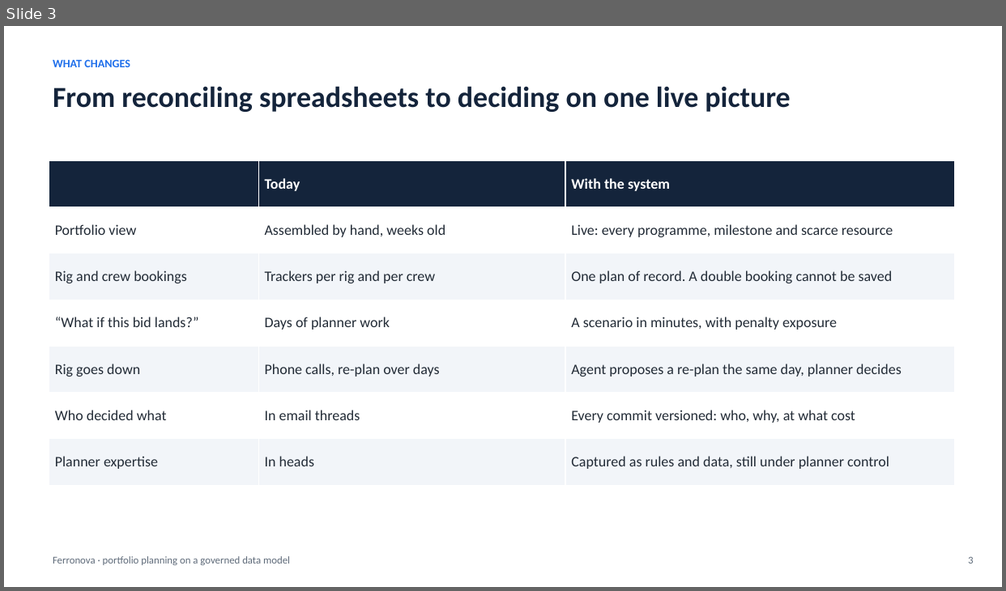
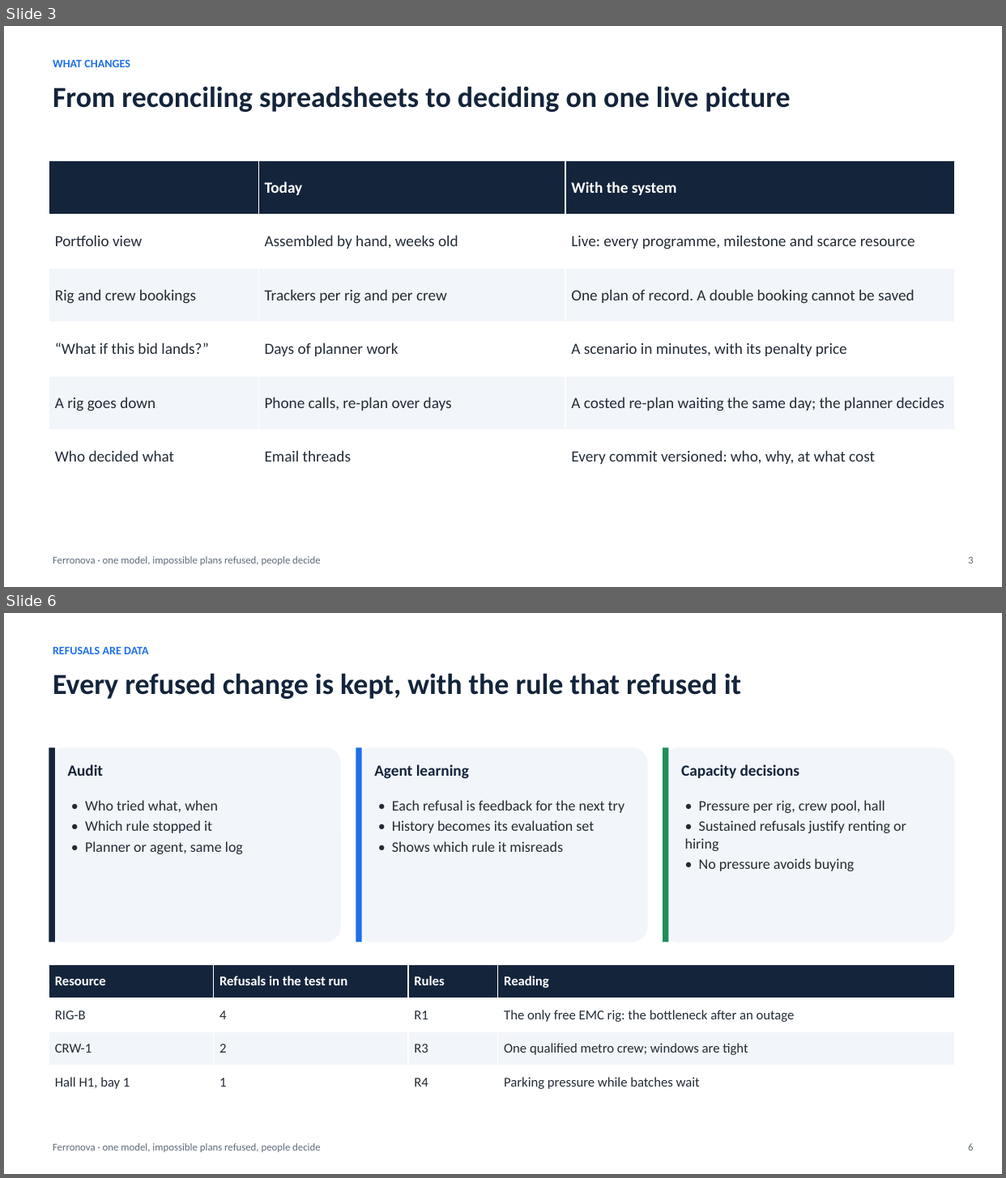
Before and after one commit to rpad300/ULTRA_IA_ASSISTANT, a slide deck: docs/ferronova-takehome/ferronova-pitch.pptx. Shown one above the other, each under a label of ours: slide 3 before the commit, slides 3 and 6 after it; the slides between them are not shown. The pictures are 1006x591 and 1006x1178 pixels, drawn with LibreOffice and Linux fonts; fonts in the diff are those of the drawing. Boxes give left, top, right and bottom in pixels: in the first picture for what was removed or moved away, otherwise in the second. Text is boxed around its words. In the diff, an @@ line names an element or a change of style, - is before the commit and + after.

```diff
--- a/docs/ferronova-takehome/ferronova-pitch.pptx
+++ b/docs/ferronova-takehome/ferronova-pitch.pptx
@@ slide 6 added at (4, 613, 1002, 1174), background #FFFFFF @@
@@ text added at (53, 646, 149, 654), 11 pt, text #1F6FEB, bold @@
+REFUSALS ARE DATA
@@ text added at (53, 673, 741, 699), 28 pt, text #14243B, bold @@
+Every refused change is kept, with the rule that refused it
@@ rounded rectangle added at (49, 747, 341, 943), fill #F2F5F9 @@
@@ rectangle added at (49, 747, 55, 943), fill #14243B @@
@@ rounded rectangle added at (356, 747, 648, 943), fill #F2F5F9 @@
@@ rectangle added at (356, 747, 362, 943), fill #1F6FEB @@
@@ rounded rectangle added at (663, 747, 955, 943), fill #F2F5F9 @@
@@ rectangle added at (663, 747, 669, 943), fill #1E8E5A @@
@@ text added at (68, 764, 104, 776), 15 pt, text #14243B, bold @@
+Audit
@@ text added at (374, 764, 469, 779), 15 pt, text #14243B, bold @@
+Agent learning
@@ text added at (681, 764, 799, 778), 15 pt, text #14243B, bold @@
+Capacity decisions
@@ text added at (85, 800, 243, 854), 14 pt, text #222B36 @@
+• Who tried what, when
+• Which rule stopped it
+• Planner or agent, same log
@@ text added at (392, 800, 624, 852), 14 pt, text #222B36 @@
+• Each refusal is feedback for the next try
+• History becomes its evaluation set
+• Shows which rule it misreads
@@ text added at (685, 800, 906, 871), 14 pt, text #222B36 @@
+• Pressure per rig, crew pool, hall
+• Sustained refusals justify renting or hiring
+• No pressure avoids buying
@@ table added at (49, 965, 955, 1100), 4 rows, 4 columns @@
+Resource | Refusals in the test run | Rules | Reading
+RIG-B | 4 | R1 | The only free EMC rig: the bottleneck after an outage
+CRW-1 | 2 | R3 | One qualified metro crew; windows are tight
+Hall H1, bay 1 | 1 | R4 | Parking pressure while batches wait
@@ text added at (53, 1144, 321, 1152), 10 pt, text #5F6B7A @@
+Ferronova · one model, impossible plans refused, people decide
@@ text added at (968, 1144, 973, 1151), 10 pt, text #5F6B7A @@
+6
@@ slide 3 changed as well @@
@@ table at (49, 160, 955, 484) @@
-row 4: “What if this bid lands?” | Days of planner work | A scenario in minutes, with penalty exposure
-row 5: Rig goes down | Phone calls, re-plan over days | Agent proposes a re-plan the same day, planner decides
-row 6: Who decided what | In email threads | Every commit versioned: who, why, at what cost
-row 7: Planner expertise | In heads | Captured as rules and data, still under planner control
+row 4: “What if this bid lands?” | Days of planner work | A scenario in minutes, with its penalty price
+row 5: A rig goes down | Phone calls, re-plan over days | A costed re-plan waiting the same day; the planner decides
+row 6: Who decided what | Email threads | Every commit versioned: who, why, at what cost
@@ text at (53, 557, 321, 565): text changed @@
-Ferronova · portfolio planning on a governed data model
+Ferronova · one model, impossible plans refused, people decide
```
Also in this commit, not shown: 11 other slides changed, 3 other slides added, 2 slides removed, 14 other files.
